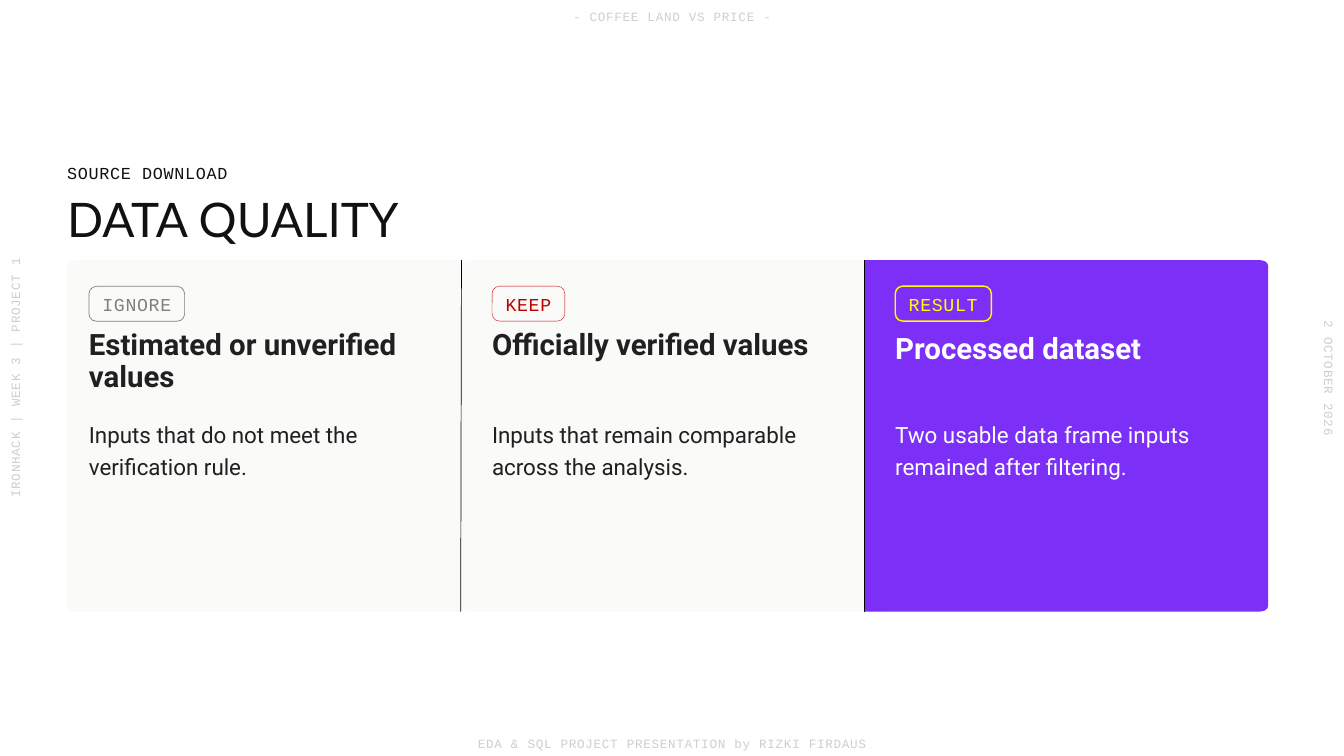
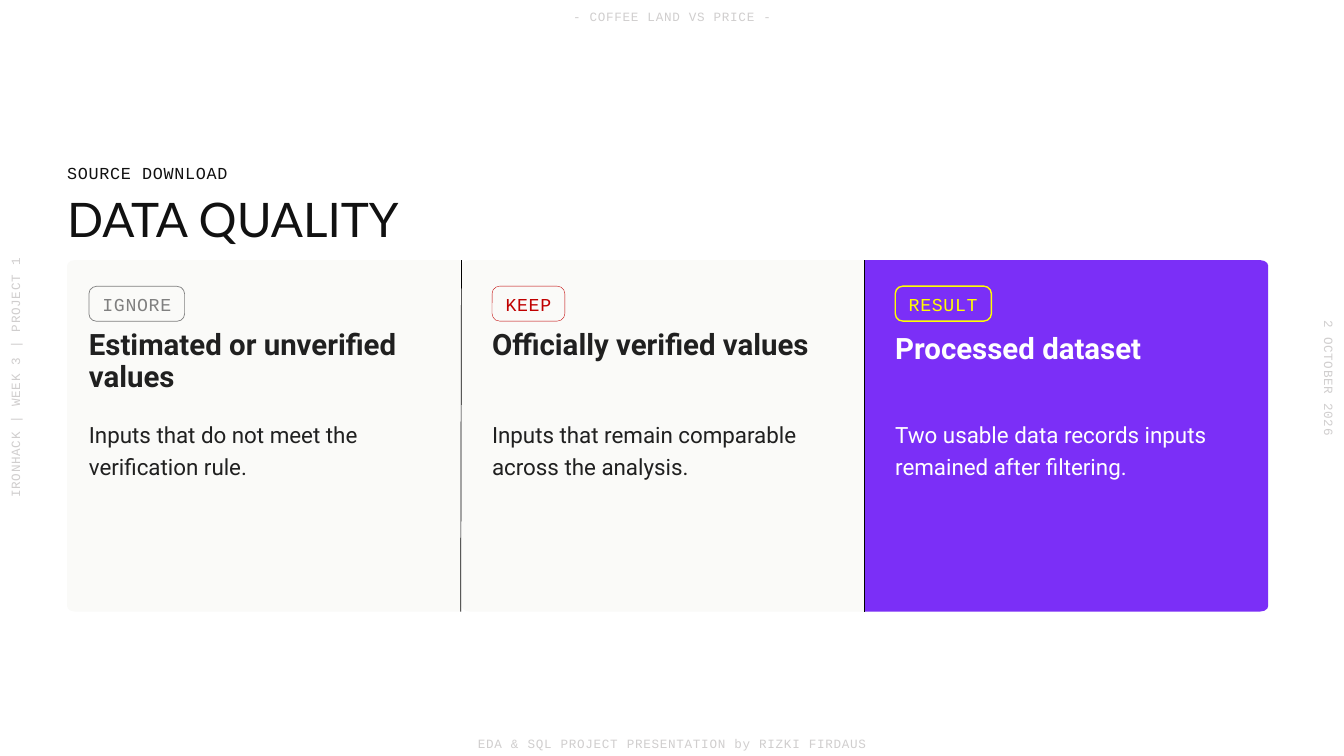
Before and after one commit to benjiro000/project-1-eda, a slide deck: slide 4 of presentation/project-1-presentation-rizki.pptx. Drawn at 1344x756 pixels with LibreOffice and Linux fonts; fonts in the diff are those of the drawing; background and template pictures are left out. Boxes give left, top, right and bottom in pixels: in the first picture for what was removed or moved away, otherwise in the second. Text is boxed around its words. In the diff, an @@ line names an element or a change of style, - is before the commit and + after.

Commit message:
project1rizki

```diff
--- a/presentation/project-1-presentation-rizki.pptx
+++ b/presentation/project-1-presentation-rizki.pptx
@@ text at box(895, 426, 1206, 480): text changed @@
-Two usable data frame inputs remained after filtering.
+Two usable data records inputs remained after filtering.
```
